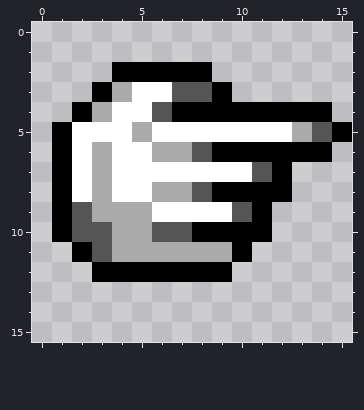
Pixel-art sprite: assets-raw/raw/hand.png. The picture above is the old version.
The file is 16x16 pixels.
New version:
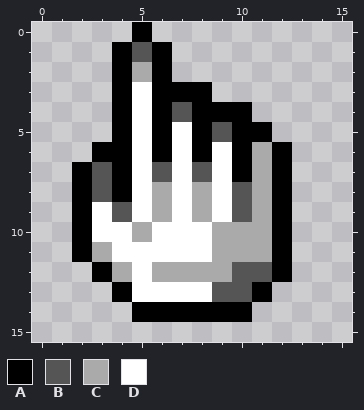
Palette (. is transparent): A #000000  B #555555  C #aaaaaa  D #ffffff
The exact change:
Changed rows in their new state; - is an unchanged pixel.
first column x 1:
 0 ----A----------
 1 ---ABA---------
 2 ----C-..-------
 3 --.A-AAA.------
 4 -..A-AB---....-
 5 ...ADA-ABAA....
 6 ..AA-ADAD-C-..-
 7 .ABA-B-B-AC----
 8 .ABA--DCDBC----
 9 .ADBDC-C--CA---
10 .ADD-DDDCCCA---
11 --CDDDDD-CCA---
12 ---CDCCCCBBA---
13 ---ADDDDBBA----
14 ----AAAAAA-----
